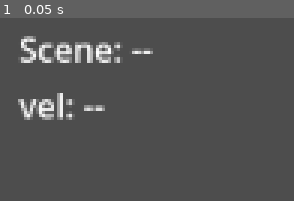
Above: before the commit, frame 1.
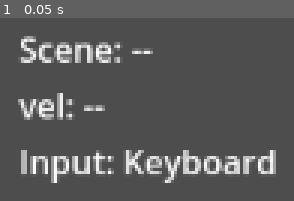
Above: after the commit, the same moment.

Repository: vydramain/Comfymaid
Game: Godot game, scene res://scenes/ui/DebugHUD.tscn
Two runs of this game, one before a commit and one after it. Both use one fixed random seed, a clock stepped at 60 frames per second and the inputs below. This scene is started directly instead of the project's main scene.
Inputs:
- Up to frame 1 (0.05 s): no input

The runs differ from the first frame. In frame 1, 6.3% of the frame differs, in the area x 7-94%, y 72-91%.

Commit message:
feat: Implemented interactive gamepad and hints

Diff:
--- a/scenes/Door.tscn
+++ b/scenes/Door.tscn
@@ -8,7 +8,7 @@
 [node name="Door" type="Area2D"]
 script = ExtResource("1")
 interaction_type = "door"
-prompt_text = "△ Enter"
+prompt_text = "{INTERACT} Enter"
 
 [node name="CollisionShape2D" type="CollisionShape2D" parent="."]
 shape = SubResource("1")
--- a/scenes/ui/DebugHUD.tscn
+++ b/scenes/ui/DebugHUD.tscn
@@ -28,3 +28,7 @@
 [node name="VelocityLabel" type="Label" parent="VBox"]
 unique_name_in_owner = true
 text = "vel: --"
+
+[node name="InputLabel" type="Label" parent="VBox"]
+unique_name_in_owner = true
+text = "Input: --"
--- a/scripts/debug_hud.gd
+++ b/scripts/debug_hud.gd
@@ -4,6 +4,7 @@
 
 @onready var scene_label: Label = %SceneLabel
 @onready var velocity_label: Label = %VelocityLabel
+@onready var input_label: Label = %InputLabel
 
 func _ready() -> void:
     set_process(true)
@@ -21,6 +22,10 @@
         velocity_label.text = "vel: %.1f, %.1f | grounded: %s" % [player.velocity.x, player.velocity.y, grounded]
     else:
         velocity_label.text = "vel: --"
+    if GameDirector.instance:
+        input_label.text = "Input: %s" % GameDirector.instance.get_input_label()
+    else:
+        input_label.text = "Input: --"
 
 func _on_level_changed(scene_name: StringName) -> void:
     scene_label.text = "Scene: %s" % scene_name
--- a/scripts/dialogue_ui.gd
+++ b/scripts/dialogue_ui.gd
@@ -14,51 +14,51 @@
 @onready var label: Label = $Panel/Label
 
 func _ready() -> void:
-    hide()
-    add_to_group("dialogue_ui")
+	hide()
+	add_to_group("dialogue_ui")
 
 func start_dialogue(lines: Array) -> void:
-    if lines.is_empty():
-        return
-    _lines = lines
-    _line_index = 0
-    _start_line()
-    _active = true
-    show()
-    emit_signal("dialogue_started")
+	if lines.is_empty():
+		return
+	_lines = lines
+	_line_index = 0
+	_start_line()
+	_active = true
+	show()
+	emit_signal("dialogue_started")
 
 func _process(delta: float) -> void:
-    if not _active:
-        return
-    if _char_index < _lines[_line_index].length():
-        _elapsed += delta
-        var chars_to_add := int(_elapsed * chars_per_second)
-        if chars_to_add > 0:
-            _elapsed = 0.0
-            _char_index = min(_char_index + chars_to_add, _lines[_line_index].length())
-            label.text = _lines[_line_index].substr(0, _char_index)
+	if not _active:
+		return
+	if _char_index < _lines[_line_index].length():
+		_elapsed += delta
+		var chars_to_add := int(_elapsed * chars_per_second)
+		if chars_to_add > 0:
+			_elapsed = 0.0
+			_char_index = min(_char_index + chars_to_add, _lines[_line_index].length())
+			label.text = _lines[_line_index].substr(0, _char_index)
 
 func can_advance() -> bool:
-    return _active and _char_index >= _lines[_line_index].length()
+	return _active and _char_index >= _lines[_line_index].length()
 
 func advance() -> void:
-    if not can_advance():
-        return
-    _line_index += 1
-    if _line_index >= _lines.size():
-        _end_dialogue()
-    else:
-        _start_line()
+	if not can_advance():
+		return
+	_line_index += 1
+	if _line_index >= _lines.size():
+		_end_dialogue()
+	else:
+		_start_line()
 
 func _start_line() -> void:
-    _char_index = 0
-    _elapsed = 0.0
-    label.text = ""
+	_char_index = 0
+	_elapsed = 0.0
+	label.text = ""
 
 func _end_dialogue() -> void:
-    _active = false
-    hide()
-    emit_signal("dialogue_finished")
+	_active = false
+	hide()
+	emit_signal("dialogue_finished")
 
 func is_active() -> bool:
-    return _active
+	return _active
--- a/scripts/game_director.gd
+++ b/scripts/game_director.gd
@@ -2,7 +2,30 @@
 
 enum GameState { HUB_FREE, HUB_DIALOGUE, TRANSITION, BOSSROOM_FREE, BOSS_FIGHT, RESET }
 
+enum InputType { KEYBOARD, GAMEPAD }
+
 static var instance: Node
+
+const INPUT_TYPE_INVALID := -1
+const INPUT_ACTION_LABELS := {
+	InputType.KEYBOARD: {
+		"MOVE": "A/D",
+		"JUMP": "Space",
+		"ATTACK": "J",
+		"INTERACT": "K",
+		"RESET": "R",
+	},
+	InputType.GAMEPAD: {
+		"MOVE": "LS",
+		"JUMP": "A",
+		"ATTACK": "X",
+		"INTERACT": "△",
+		"RESET": "R3",
+	},
+}
+const JOYPAD_DEADZONE := 0.2
+const JOYPAD_IGNORE_KEYWORDS := ["Keyboard", "Virtual", "Steam"]
+const JOYPAD_PREFERRED_KEYWORDS := ["DualSense", "Wireless Controller", "Sony", "PS5"]
 
 var mechanic_broken := false
 var boss_defeated := false
@@ -19,15 +42,29 @@
 var whiteout_ui: Node
 var _scene_manager_connected := false
 var _dialogue_connected := false
+var _joypad_device_id := -1
+var _last_input_type := InputType.KEYBOARD
+var _input_handlers: Dictionary = {}
 
 func _ready() -> void:
 	instance = self
 	_configure_input_map()
+	_setup_joypad_bindings()
+	Input.joy_connection_changed.connect(_on_joy_connection_changed)
+	_setup_input_handlers()
 	_resolve_ui()
 	_connect_dialogue()
 	if SceneManager.instance:
 		SceneManager.instance.level_changed.connect(_on_level_changed)
 		_scene_manager_connected = true
+
+func _input(event: InputEvent) -> void:
+	var handler: Callable = _input_handlers.get(event.get_class(), Callable()) as Callable
+	var next: int = INPUT_TYPE_INVALID
+	if handler.is_valid():
+		next = handler.call(event)
+	if next != INPUT_TYPE_INVALID:
+		_last_input_type = next as InputType
 
 func _exit_tree() -> void:
 	if instance == self:
@@ -208,6 +245,8 @@
 func _add_joy_button(action_name: StringName, button: JoyButton) -> void:
 	var event := InputEventJoypadButton.new()
 	event.button_index = button
+	if _joypad_device_id != -1:
+		event.device = _joypad_device_id
 	if not _has_event(action_name, event):
 		InputMap.action_add_event(action_name, event)
 
@@ -215,6 +254,8 @@
 	var event := InputEventJoypadMotion.new()
 	event.axis = axis
 	event.axis_value = axis_value
+	if _joypad_device_id != -1:
+		event.device = _joypad_device_id
 	if not _has_event(action_name, event):
 		InputMap.action_add_event(action_name, event)
 
@@ -224,12 +265,93 @@
 			if existing.keycode == event.keycode:
 				return true
 		elif existing is InputEventJoypadButton and event is InputEventJoypadButton:
-			if existing.button_index == event.button_index:
+			if existing.button_index == event.button_index and existing.device == event.device:
 				return true
 		elif existing is InputEventJoypadMotion and event is InputEventJoypadMotion:
-			if existing.axis == event.axis and existing.axis_value == event.axis_value:
+			if existing.axis == event.axis and existing.axis_value == event.axis_value and existing.device == event.device:
 				return true
 	return false
+
+func _setup_joypad_bindings() -> void:
+	_joypad_device_id = _select_joypad_id()
+	_clear_joypad_events("move_left")
+	_clear_joypad_events("move_right")
+	_clear_joypad_events("jump")
+	_clear_joypad_events("attack")
+	_clear_joypad_events("interact")
+	if _joypad_device_id == -1:
+		return
+	_add_joy_button("jump", JoyButton.JOY_BUTTON_A)
+	_add_joy_button("attack", JoyButton.JOY_BUTTON_X)
+	_add_joy_button("interact", JoyButton.JOY_BUTTON_Y)
+	_add_joy_motion("move_left", JoyAxis.JOY_AXIS_LEFT_X, -1.0)
+	_add_joy_motion("move_right", JoyAxis.JOY_AXIS_LEFT_X, 1.0)
+
+func _clear_joypad_events(action_name: StringName) -> void:
+	for event in InputMap.action_get_events(action_name):
+		if event is InputEventJoypadButton or event is InputEventJoypadMotion:
+			InputMap.action_erase_event(action_name, event)
+
+func _select_joypad_id() -> int:
+	var ids := Input.get_connected_joypads()
+	if ids.is_empty():
+		return -1
+	var fallback := int(ids[0])
+	var best := INPUT_TYPE_INVALID
+	for id in ids:
+		var device_name := Input.get_joy_name(id)
+		if _matches_keywords(device_name, JOYPAD_IGNORE_KEYWORDS):
+			continue
+		if _matches_keywords(device_name, JOYPAD_PREFERRED_KEYWORDS):
+			return int(id)
+		if best == INPUT_TYPE_INVALID:
+			best = int(id)
+	return best if best != INPUT_TYPE_INVALID else fallback
+
+func _matches_keywords(device_name: String, keywords: Array) -> bool:
+	var lower := device_name.to_lower()
+	for keyword in keywords:
+		if lower.find(str(keyword).to_lower()) != -1:
+			return true
+	return false
+
+func _on_joy_connection_changed(_device: int, _connected: bool) -> void:
+	_setup_joypad_bindings()
+
+func _setup_input_handlers() -> void:
+	_input_handlers = {
+		"InputEventKey": Callable(self, "_input_from_key"),
+		"InputEventJoypadButton": Callable(self, "_input_from_joy_button"),
+		"InputEventJoypadMotion": Callable(self, "_input_from_joy_motion"),
+	}
+
+func _input_from_key(event: InputEventKey) -> int:
+	return InputType.KEYBOARD if event.pressed else INPUT_TYPE_INVALID as int
+
+func _input_from_joy_button(event: InputEventJoypadButton) -> int:
+	return InputType.GAMEPAD if event.pressed else INPUT_TYPE_INVALID as int
+
+func _input_from_joy_motion(event: InputEventJoypadMotion) -> int:
+	return InputType.GAMEPAD if abs(event.axis_value) > JOYPAD_DEADZONE else INPUT_TYPE_INVALID as int
+
+func get_interact_label() -> String:
+	return get_action_label("INTERACT")
+
+func get_action_label(action: String) -> String:
+	var map: Dictionary = INPUT_ACTION_LABELS.get(_last_input_type, INPUT_ACTION_LABELS[InputType.KEYBOARD]) as Dictionary
+	return map.get(action, "")
+
+func format_prompt_text(text: String) -> String:
+	var result := text
+	result = result.replace("{MOVE}", get_action_label("MOVE"))
+	result = result.replace("{JUMP}", get_action_label("JUMP"))
+	result = result.replace("{ATTACK}", get_action_label("ATTACK"))
+	result = result.replace("{INTERACT}", get_action_label("INTERACT"))
+	result = result.replace("{RESET}", get_action_label("RESET"))
+	return result
+
+func get_input_label() -> String:
+	return "Gamepad" if _last_input_type == InputType.GAMEPAD else "Keyboard"
 
 func _set_player_movement(enabled: bool) -> void:
 	var player := _get_player()
--- a/scripts/guardian.gd
+++ b/scripts/guardian.gd
@@ -3,7 +3,7 @@
 const GUARDIAN_DIALOGUE_SUPPRESS_COLOR := Color(0.6, 0.6, 0.6)
 const GUARDIAN_IDLE_COLOR := Color(0.9, 0.9, 0.6)
 
-@export var prompt_text := "△ Talk"
+@export var prompt_text := "{INTERACT} Talk"
 @export var enabled := true
 @export var pre_boss_lines: Array[String] = [
     "Ты здесь?",
@@ -73,10 +73,7 @@
         GameDirector.instance.request_reset()
 
 func _update_prompt() -> void:
-    if GameDirector.instance and GameDirector.instance.boss_defeated and GameDirector.instance.guardian_post_dialogue_done:
-        prompt_text = "△ Talk"
-    else:
-        prompt_text = "△ Talk"
+    prompt_text = "{INTERACT} Talk"
 
 func _update_visual_state() -> void:
     if body_rect == null or GameDirector.instance == null:
--- a/scripts/interactable.gd
+++ b/scripts/interactable.gd
@@ -1,6 +1,6 @@
 extends Area2D
 
-@export var prompt_text := "△ Interact"
+@export var prompt_text := "{INTERACT} Interact"
 @export var interaction_type := "generic"
 @export var target_scene: StringName = ""
 @export var spawn_marker: StringName = "PlayerSpawn"
--- a/scripts/prompt_ui.gd
+++ b/scripts/prompt_ui.gd
@@ -7,7 +7,10 @@
     add_to_group("prompt_ui")
 
 func show_prompt(text: String, world_position: Vector2) -> void:
-    label.text = text
+    if GameDirector.instance:
+        label.text = GameDirector.instance.format_prompt_text(text)
+    else:
+        label.text = text
     var camera := get_viewport().get_camera_2d()
     var viewport_size := get_viewport_rect().size
     if camera:
Not shown, changed: README.md
